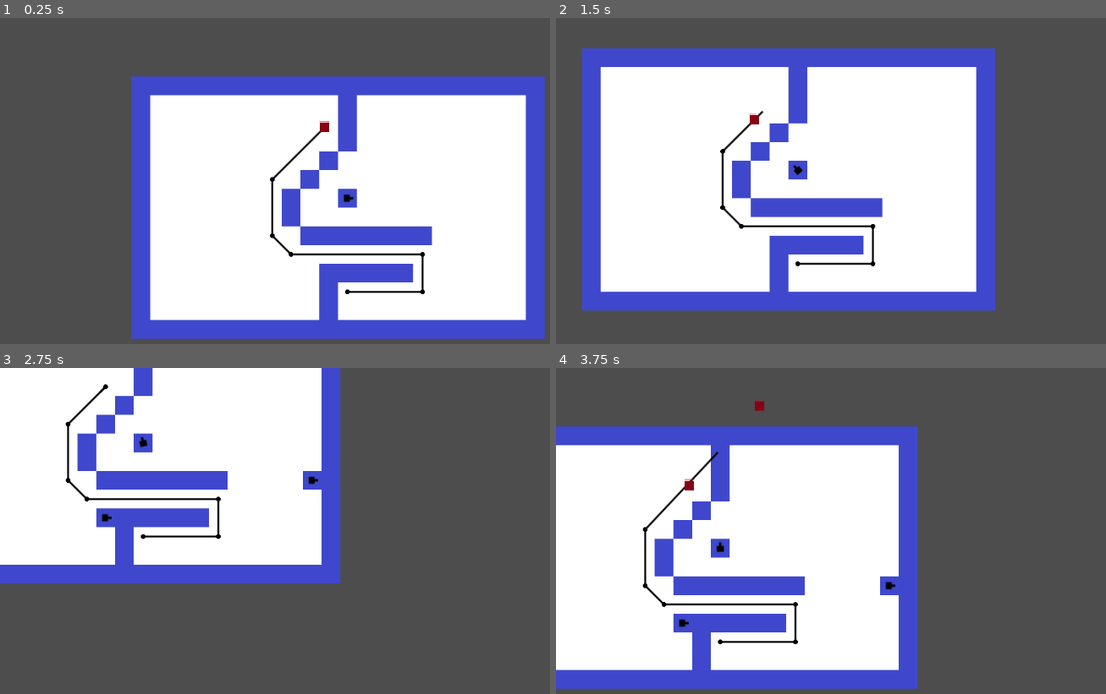
Above: before the commit, frames 1-4 (two rows, left to right).
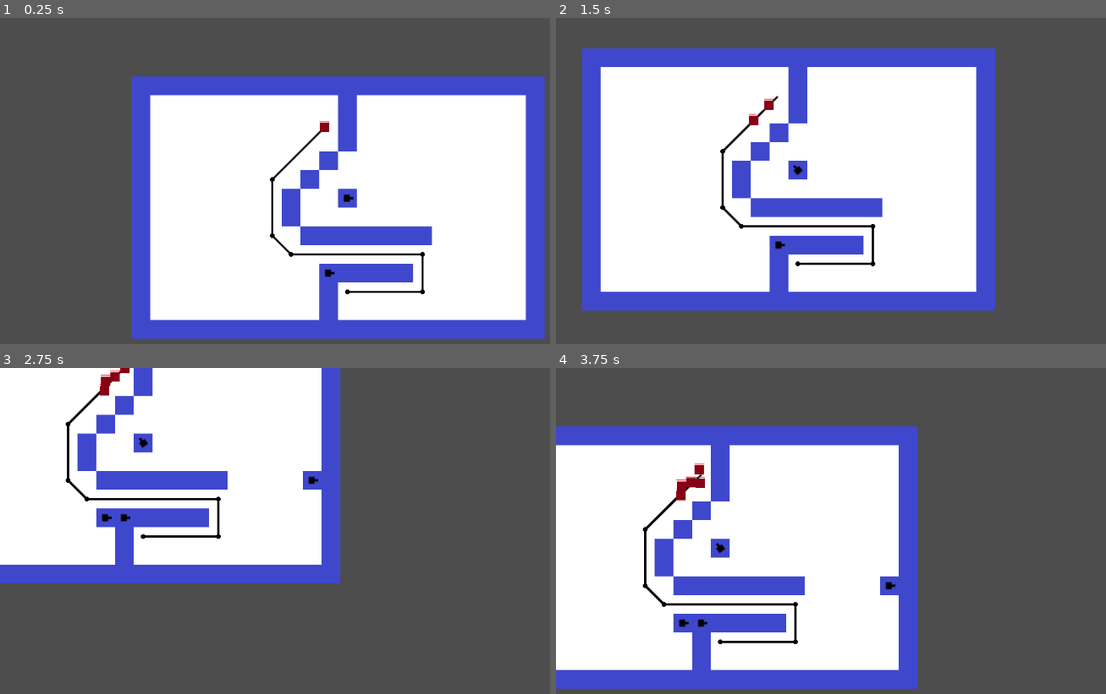
Above: after the commit, the same moments.

Repository: bartsides/TowerDefense
Game: Godot game, scene res://td.tscn
Two runs of this game, one before a commit and one after it. Both use one fixed random seed, a clock stepped at 60 frames per second and the inputs below.
Inputs (mouse positions are in pixels of both pictures, inside the frame that each line leads up to):
- Up to frame 1 (0.25 s): no input
- Up to frame 2 (1.5 s): tap Enter at 0.5 s; move the mouse to (1045, 187) at 0.52 s; hold D (move_right) 0.53-1.28 s; hold 1 (1) 0.53-1.28 s; tap 2 (2) at 0.8, 1.35 s; move the mouse to (759, 226) at 1.27 s; hold S (move_down) from 1.28 s (still down)
- Up to frame 3 (2.75 s): click (203, 576) at 1.55 s; move the mouse to (407, 475) at 2.02 s; release S (move_down) at 2.03 s; press the mouse at (407, 475) at 2.03 s; hold D (move_right) from 2.03 s (still down); tap 1 (1) at 2.3 s
- Up to frame 4 (3.75 s): move the mouse to (858, 632) at 2.77 s; release D (move_right) at 2.78 s; release the mouse at (858, 632) at 2.78 s; hold W (move_up) 2.78-3.53 s; tap 1 (1) at 2.85 s; tap 2 (2) at 3.05 s; move the mouse to (1095, 615) at 3.52 s; hold A (move_left) from 3.53 s (still down); hold 2 (2) from 3.53 s (still down)

The runs differ from the first frame. In frame 1, less than 0.1% of the frame differs, in the area x 59-61%, y 76-80%; in frame 2, 0.4%; in frame 3, 0.6%; in frame 4, 0.9%, in the area x 16-44%, y 9-85%.

Commit message:
UI
Started to add UI elements

Diff:
--- /dev/null
+++ b/UIControl.gd
@@ -0,0 +1,12 @@
+extends Control
+
+var td : TD
+
+# Called when the node enters the scene tree for the first time.
+func _ready():
+	td = get_node("/root/TD")
+	update()
+
+func update():
+	$TopLeftInfo/Label.text = "Enemies alive: %s" % td.enemies_alive
+	#$Panel.position = get_screen_transform() * get_global_transform_with_canvas() * Vector2(0, 0)
--- a/bullet.gd
+++ b/bullet.gd
@@ -12,7 +12,8 @@
 	$LifespanTimer.start()
 
 func _kill():
-	get_parent().remove_child(self)
+	var parent = get_parent()
+	if parent != null: parent.remove_child(self)
 	queue_free()
 
 func _hit(body):
--- a/enemy.gd
+++ b/enemy.gd
@@ -5,6 +5,10 @@
 @export var SPEED = 20
 @export var DISTANCE_MARGIN = 3
 @export var TOTAL_HEALTH = 10
+
+var health_bar_thickness = 0.25
+var health_bar_width = 8
+var health_bar_y = -5
 
 var health = 10.0
 var dead = false
@@ -29,7 +33,9 @@
 	if health == 0: return
 	# draw health bar
 	var health_percentage = health / TOTAL_HEALTH
-	draw_line(Vector2(-4, -5), Vector2(8 * health_percentage - 4, -5), Color.RED, .25, true)
+	var start = Vector2(-health_bar_width / 2.0, health_bar_y)
+	var end = Vector2(health_bar_width * health_percentage - (health_bar_width / 2.0), health_bar_y)
+	draw_line(start, end, Color.RED, health_bar_thickness, true)
 
 func update_nav():
 	var end = td.get_node("End") as Marker2D
@@ -53,12 +59,12 @@
 		if path.size() <= 0:
 			return
 		point = path[0]
-	position = position.move_toward(point, SPEED * delta)
-	move_and_slide()
+	var dir = position.direction_to(point)
+	var vel = dir * SPEED * delta
+	move_and_collide(vel)
 
 func kill():
-	if dead:
-		return
+	if dead: return
 	dead = true
 	get_node("/root/TD").enemy_killed(self)
 	# TODO: Consider emit_signal instead of getting TD node
--- a/enemy.tscn
+++ b/enemy.tscn
@@ -1,16 +1,13 @@
-[gd_scene load_steps=6 format=3 uid="uid://lfp4ldguca3u"]
+[gd_scene load_steps=4 format=3 uid="uid://lfp4ldguca3u"]
 
 [ext_resource type="Script" path="res://enemy.gd" id="1_evcp5"]
 [ext_resource type="Texture2D" uid="uid://de004lif5mktr" path="res://assets/red.png" id="1_q5ksq"]
-[ext_resource type="PackedScene" uid="uid://rnjb41wqawy7" path="res://health_bar.tscn" id="3_hm06p"]
 
 [sub_resource type="RectangleShape2D" id="RectangleShape2D_gtovr"]
 size = Vector2(8, 8)
 
-[sub_resource type="RectangleShape2D" id="RectangleShape2D_p6g2e"]
-size = Vector2(8, 8)
-
 [node name="Enemy" type="CharacterBody2D"]
+motion_mode = 1
 script = ExtResource("1_evcp5")
 
 [node name="CollisionShape2D" type="CollisionShape2D" parent="."]
@@ -18,13 +15,3 @@
 
 [node name="Sprite2D" type="Sprite2D" parent="."]
 texture = ExtResource("1_q5ksq")
-
-[node name="Area2D" type="Area2D" parent="."]
-
-[node name="CollisionShape2D" type="CollisionShape2D" parent="Area2D"]
-shape = SubResource("RectangleShape2D_p6g2e")
-
-[node name="HealthBar" parent="." instance=ExtResource("3_hm06p")]
-visible = false
-offset_top = -6.0
-offset_bottom = -6.0
--- a/project.godot
+++ b/project.godot
@@ -14,6 +14,10 @@
 run/main_scene="res://td.tscn"
 config/features=PackedStringArray("4.2", "Mobile")
 config/icon="res://icon.svg"
+
+[display]
+
+window/vsync/vsync_mode=2
 
 [input]
 
--- a/td.gd
+++ b/td.gd
@@ -14,6 +14,7 @@
 var enemies_alive = 0
 var lives = 20
 var astar_grid = AStarGrid2D.new()
+var map : TileMap
 
 enum MOUSE_MODE { WALL, TURRET }
 enum TILEMAP_LAYERS { MAZE }
@@ -24,7 +25,7 @@
 
 # Called when the node enters the scene tree for the first time.
 func _ready():
-	var map = $TileMap as TileMap
+	map = $TileMap
 	cell_size = map.tile_set.tile_size.x * map.transform.get_scale().x
 
 	astar_grid.region = Rect2i(REGION_SIZE/-2.0, REGION_SIZE/-2.0, REGION_SIZE, REGION_SIZE)
@@ -57,16 +58,15 @@
 	e.number = enemies_spawned
 	enemies_spawned += 1
 	$Enemies.add_child(e)
+	$UIControl.update()
 
 func enemy_killed(enemy : Enemy):
 	$Enemies.remove_child(enemy)
 	enemy.queue_free()
 	enemies_alive -= 1
+	$UIControl.update()
 
 func update_nav():
-	var map = $TileMap as TileMap
-	#astar_grid.clear() TODO: Figure out how to clear without breaking
-
 	var cells = map.get_used_cells(TILEMAP_LAYERS.MAZE)
 	for cell in cells:
 		var cell_pos = Vector2i(cell.x, cell.y)
@@ -80,7 +80,6 @@
 
 func _input(event):
 	if event.is_action_pressed("mouse_click"):
-		var map = $TileMap as TileMap
 		var coords = map.local_to_map(map.to_local(get_global_mouse_position()))
 
 		if mouse_mode == MOUSE_MODE.WALL:
--- a/td.tscn
+++ b/td.tscn
@@ -1,10 +1,11 @@
-[gd_scene load_steps=10 format=3 uid="uid://bletemi2mekhr"]
+[gd_scene load_steps=11 format=3 uid="uid://bletemi2mekhr"]
 
 [ext_resource type="Texture2D" uid="uid://mfaw4goq8rsg" path="res://assets/grey.png" id="1_507cb"]
 [ext_resource type="Script" path="res://td.gd" id="1_nle1t"]
 [ext_resource type="Texture2D" uid="uid://c2bihybgn18hx" path="res://assets/indigo.png" id="2_n43rg"]
 [ext_resource type="Script" path="res://Camera2D.gd" id="4_ldriw"]
 [ext_resource type="PackedScene" path="res://turret.tscn" id="5_0m2nu"]
+[ext_resource type="PackedScene" uid="uid://cnat1ck7efpht" path="res://ui_control.tscn" id="6_jay2i"]
 
 [sub_resource type="NavigationPolygon" id="NavigationPolygon_3i534"]
 vertices = PackedVector2Array(8, 8, -8, 8, -8, -8, 8, -8)
@@ -51,14 +52,24 @@
 [node name="Timers" type="Node2D" parent="."]
 
 [node name="SpawnTimer" type="Timer" parent="Timers"]
-wait_time = 3.0
+wait_time = 0.9
 
 [node name="DrawPathsTimer" type="Timer" parent="Timers"]
 
 [node name="Turrets" type="Node2D" parent="."]
 
-[node name="Turret" parent="." instance=ExtResource("5_0m2nu")]
+[node name="Turret" parent="Turrets" instance=ExtResource("5_0m2nu")]
 position = Vector2(8, -8)
+
+[node name="Turret2" parent="Turrets" instance=ExtResource("5_0m2nu")]
+position = Vector2(-8, 56)
+
+[node name="UIControl" parent="." instance=ExtResource("6_jay2i")]
+visible = false
+offset_left = -280.0
+offset_top = -154.0
+offset_right = -240.0
+offset_bottom = -114.0
 
 [connection signal="timeout" from="Timers/SpawnTimer" to="." method="add_enemy"]
 [connection signal="timeout" from="Timers/DrawPathsTimer" to="." method="force_draw"]
--- /dev/null
+++ b/ui_control.tscn
@@ -0,0 +1,23 @@
+[gd_scene load_steps=2 format=3 uid="uid://cnat1ck7efpht"]
+
+[ext_resource type="Script" path="res://UIControl.gd" id="1_l8s3q"]
+
+[node name="UIControl" type="Control"]
+layout_mode = 3
+anchors_preset = 0
+offset_right = 40.0
+offset_bottom = 40.0
+script = ExtResource("1_l8s3q")
+
+[node name="TopLeftInfo" type="Panel" parent="."]
+layout_mode = 1
+offset_right = 153.0
+offset_bottom = 40.0
+
+[node name="Label" type="Label" parent="TopLeftInfo"]
+layout_mode = 1
+offset_left = 16.0
+offset_top = 8.0
+offset_right = 142.0
+offset_bottom = 31.0
+text = "Enemies Lives: 0"
